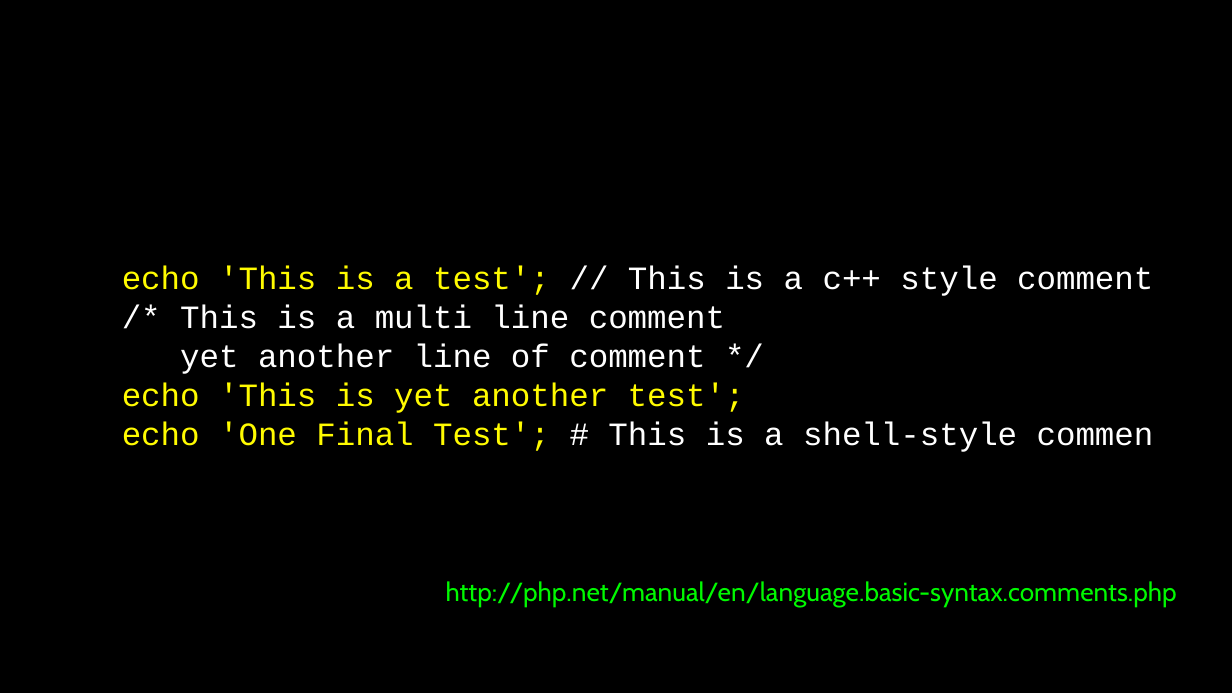
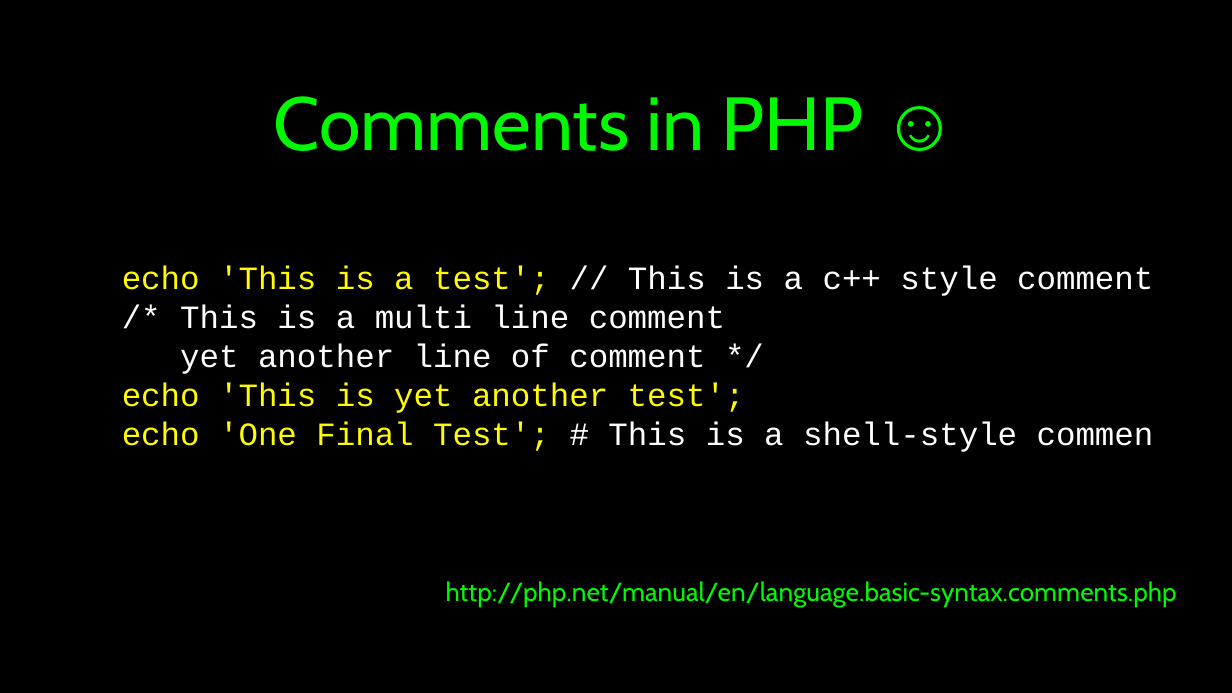
Before and after one commit to csev/wa4e, a slide deck: slide 16 of lectures/PHP-02-Overview.ppt. Drawn at 1232x693 pixels with LibreOffice and Linux fonts; fonts in the diff are those of the drawing. Boxes give left, top, right and bottom in pixels: in the first picture for what was removed or moved away, otherwise in the second. Text is boxed around its words. In the diff, an @@ line names an element or a change of style, - is before the commit and + after.

```diff
--- a/lectures/PHP-02-Overview.ppt
+++ b/lectures/PHP-02-Overview.ppt
@@ title added at [274, 96, 863, 151], 44 pt, text #00F900 @@
+Comments in PHP ☺
```
Also in this commit, not shown: 2 other slides changed, 1 slide added, 2 slides removed, 1 other file.
